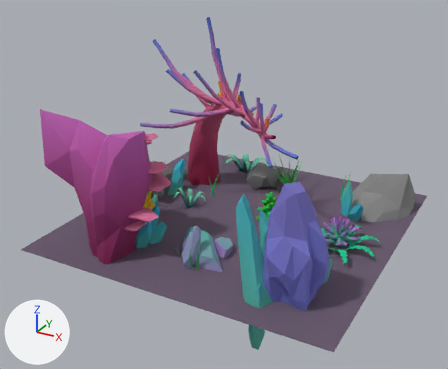
What one commit did to the glTF model 04-skeletal-animation/models/Underwater_Example.gltf.
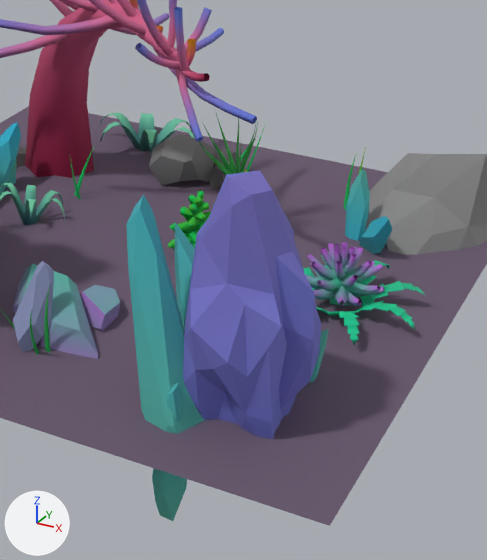
Old and new are each drawn whole from a camera (50 mm lens) standing at (16.8, -33.0, 18.9) and looking at (-0.6, -1.3, 3.0) and again close up on the part from 39% to 91% of the width and 27% to 100% of the height. The lights are fixed; the arrows at lower left show +X, +Y and +Z. Where no turn or scale is listed for an object, it has been applied to the vertices. Vertices at the same position are counted once.
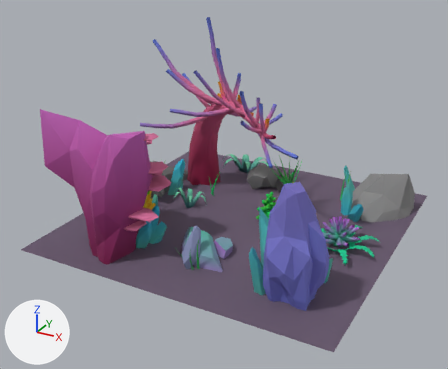
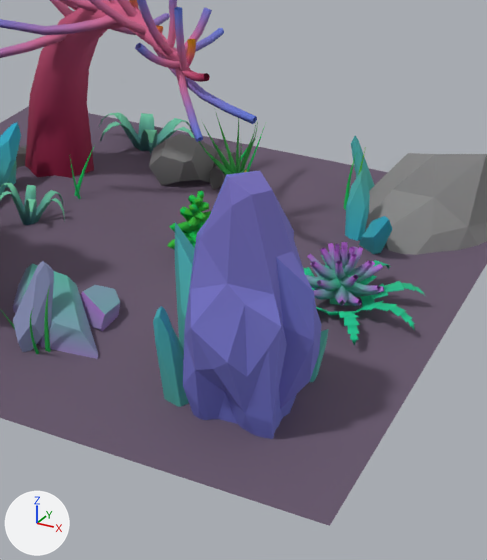
Location of each change, [x1, y1, x2, y2] in pixels of the close-ups (487 x 560 px; the box of a moved part takes in the faces that stretch with it):
```json
{"part": 1, "of": "me_plane", "change": "moved or reshaped", "before": [126, 195, 205, 521], "after": [153, 136, 375, 407]}
```

Edits to the scene script, one JSON object a line:
```json
{"block": "me_plane", "where": "# used by ob_plane; location = (0.0, 0.0, 0.0)"}
{"op": "remove", "block": "me_plane", "code": "me_plane.from_pydata(...)  # 4787 vertices, 8153 faces; spans x -10.0..10.0, y -10.0..10.0, z -3.1..12.7"}
{"op": "add", "block": "me_plane", "code": "me_plane.from_pydata(...)  # 4787 vertices, 8153 faces; spans x -10.0..10.0, y -10.0..10.0, z -1.3..12.7"}
{"block": "me_plane", "change": "me_plane part 1: 52 of 4787 vertices moved; they spanned x 3.5..5.9, y -8.5..-7.0, z -3.1..5.6 and now span x 4.3..5.7, y -7.7..7.6, z -0.7..2.9; mean shift (0.0, 7.9, 0.3); largest move (5.3, -8.5, 1.2) -> (4.5, 7.3, 2.1)"}
```
